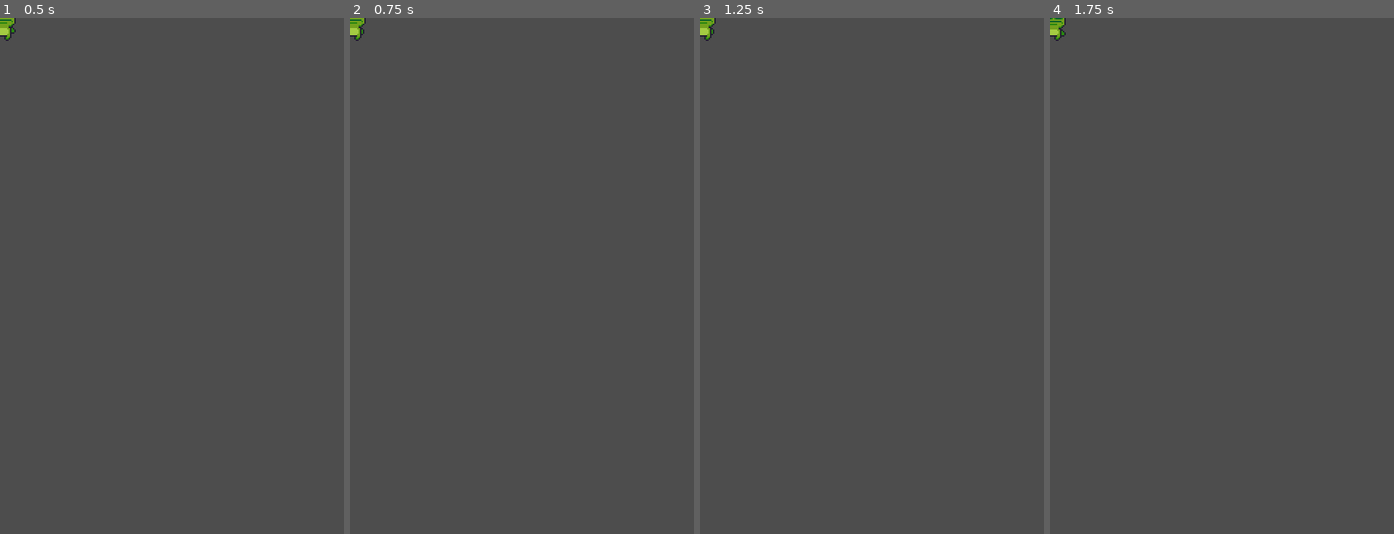
Above: before the commit, frames 1-4 (left to right).
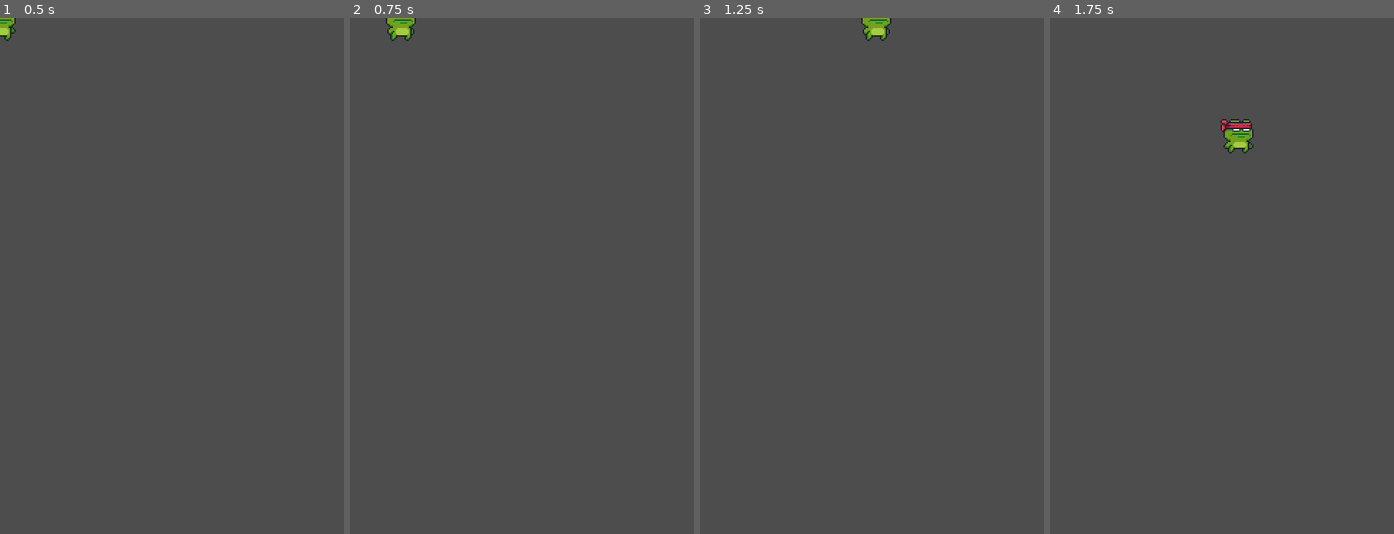
Above: after the commit, the same moments.

Repository: szmisztal/Run-Froggy-Run
Game: Godot game, scene res://player.tscn
The game is run twice, just before and just after one commit, with the same random seed, the same clock (stepped at 60 frames per second) and the same inputs. Before the commit the project has no main scene; this scene is started directly in both runs.
Inputs:
- Up to frame 1 (0.5 s): no input
- Up to frame 2 (0.75 s): hold Right (ui_right) from 0.53 s (still down)
- Up to frame 3 (1.25 s): keep holding Right (ui_right)
- Up to frame 4 (1.75 s): release Right (ui_right) at 1.28 s; hold Down (ui_down) from 1.28 s (still down)

Frame 1 is identical in both runs. In frame 2, 0.5% of the frame differs, in the area x 0-20%, y 0-5%; in frame 3, 0.5%; in frame 4, 0.7%, in the area x 0-60%, y 0-27%.

Commit message:
add player movement

Diff:
--- /dev/null
+++ b/player.gd
@@ -0,0 +1,23 @@
+extends Area2D
+
+@export var speed = 350
+var velocity = Vector2.ZERO
+var screensize = Vector2(480, 720)
+
+func _ready():
+	pass
+
+func _process(delta):
+	velocity = Vector2(0, 0)
+	if Input.is_action_pressed("ui_left"):
+		velocity.x = -1
+	elif Input.is_action_pressed("ui_right"):
+		velocity.x = 1
+	elif Input.is_action_pressed("ui_up"):
+		velocity.y = -1
+	elif Input.is_action_pressed("ui_down"):
+		velocity.y = 1
+
+	position += velocity * speed * delta
+	position.x = clamp(position.x, 0, screensize.x)
+	position.y = clamp(position.y, 0, screensize.y)
--- a/player.tscn
+++ b/player.tscn
@@ -1,5 +1,6 @@
-[gd_scene load_steps=36 format=3 uid="uid://cisupas050wwa"]
-
+[gd_scene load_steps=37 format=3 uid="uid://cisupas050wwa"]
+
+[ext_resource type="Script" uid="uid://kk4jt385vprp" path="res://player.gd" id="1_hqtel"]
 [ext_resource type="Texture2D" uid="uid://dpdey6p3ee2oj" path="res://assets/player/hit/Hit (32x32).png" id="1_i3pqv"]
 [ext_resource type="Texture2D" uid="uid://b8dje3y75yav" path="res://assets/player/idle/idle.png" id="2_hqtel"]
 [ext_resource type="Texture2D" uid="uid://5xpow6acg2vs" path="res://assets/player/run/run.png" id="3_sweqy"]
@@ -236,6 +237,7 @@
 size = Vector2(32, 48)
 
 [node name="Player" type="Area2D"]
+script = ExtResource("1_hqtel")
 metadata/_edit_group_ = true
 
 [node name="AnimatedSprite2D" type="AnimatedSprite2D" parent="."]
--- a/project.godot
+++ b/project.godot
@@ -11,6 +11,7 @@
 [application]
 
 config/name="Run Froggy Run"
+run/main_scene="uid://cisupas050wwa"
 config/features=PackedStringArray("4.4", "Mobile")
 config/icon="res://icon.svg"
 
Not shown, added: player.gd.uid
